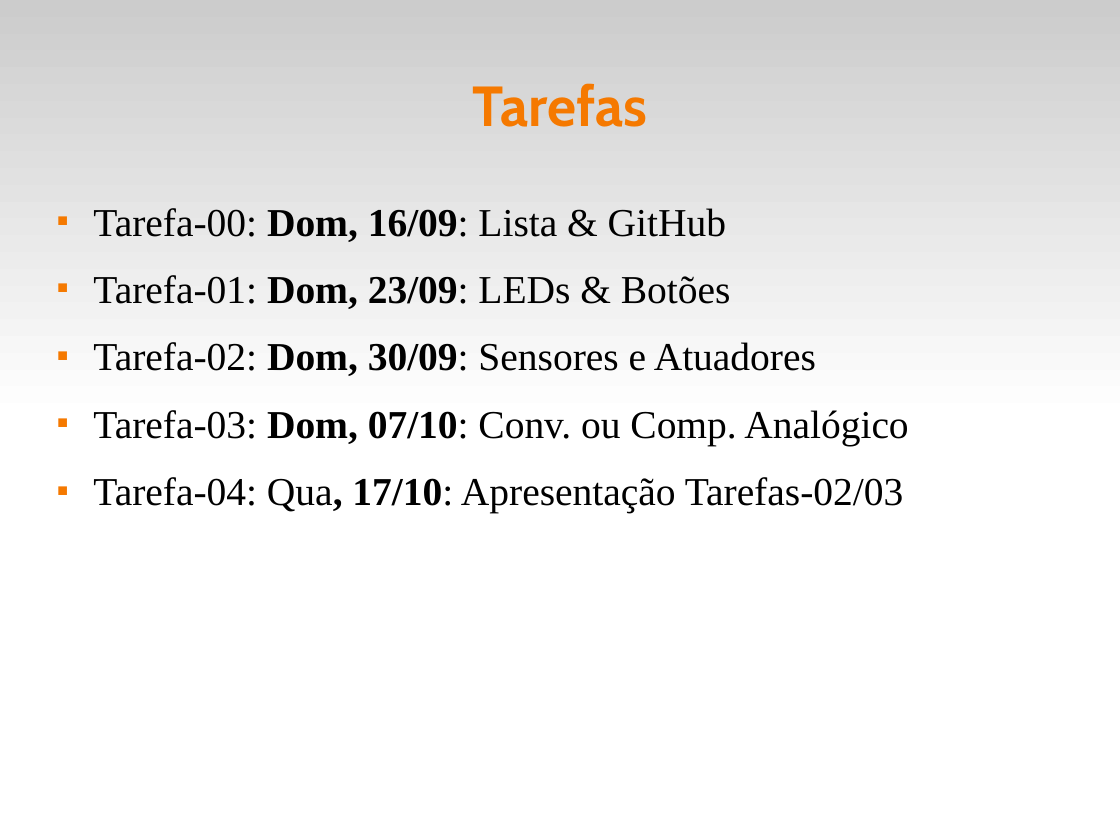
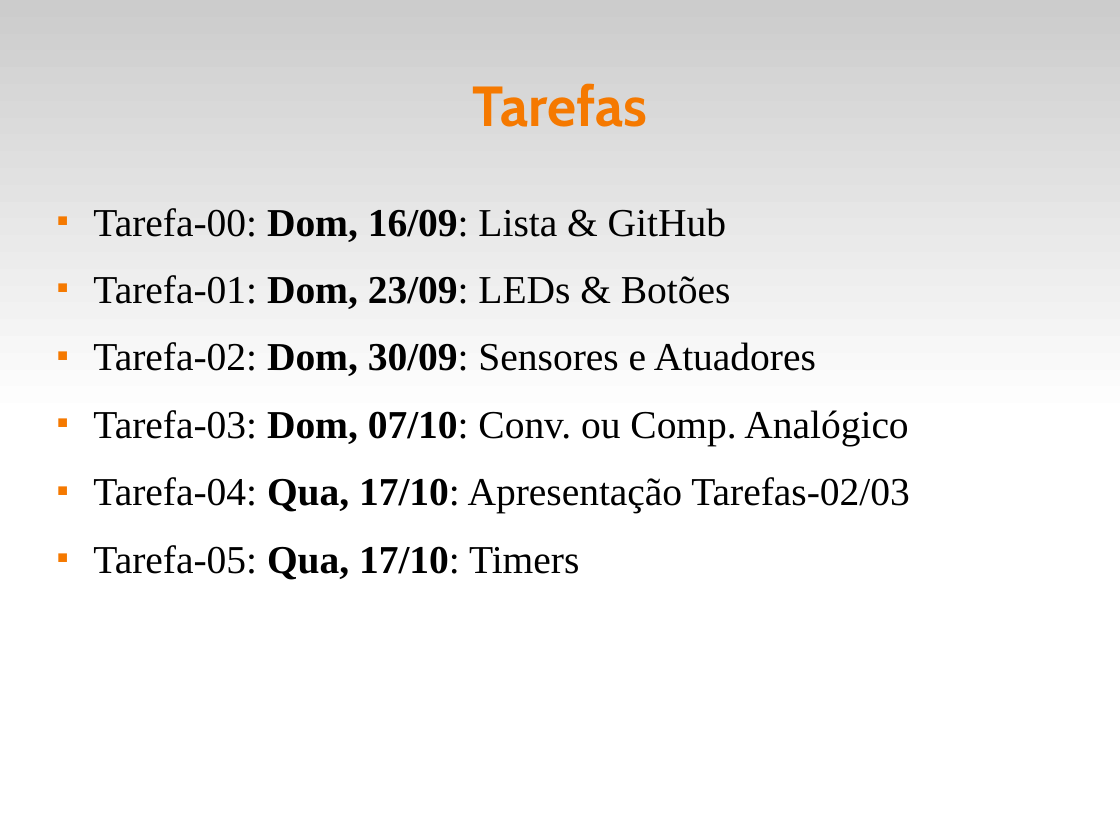
Before and after one commit to fsantanna-uerj/SE, a slide deck: slide 15 of Slides/se-00-intro.odp. Drawn at 1120x840 pixels with LibreOffice and Linux fonts; fonts in the diff are those of the drawing. Boxes give left, top, right and bottom in pixels: in the first picture for what was removed or moved away, otherwise in the second. Text is boxed around its words. In the diff, an @@ line names an element or a change of style, - is before the commit and + after.

```diff
--- a/Slides/se-00-intro.odp
+++ b/Slides/se-00-intro.odp
@@ text at [93,477,910,514]: bold on in "Qua," @@
@@ text at [93,545,579,580]: paragraph added @@
+■ Tarefa-05: Qua, 17/10: Timers
```
Also in this commit, not shown: 17 other files.
